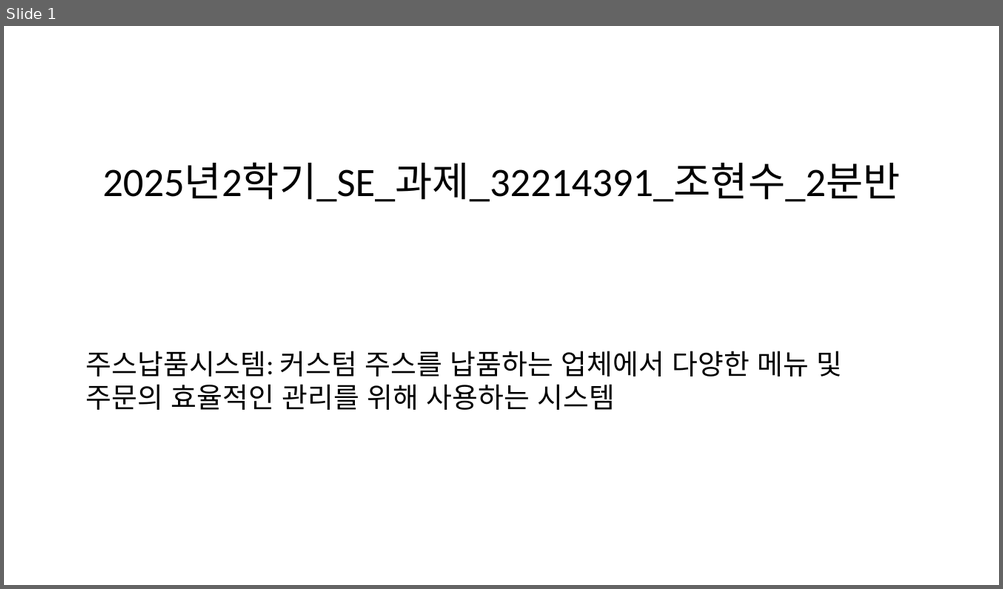
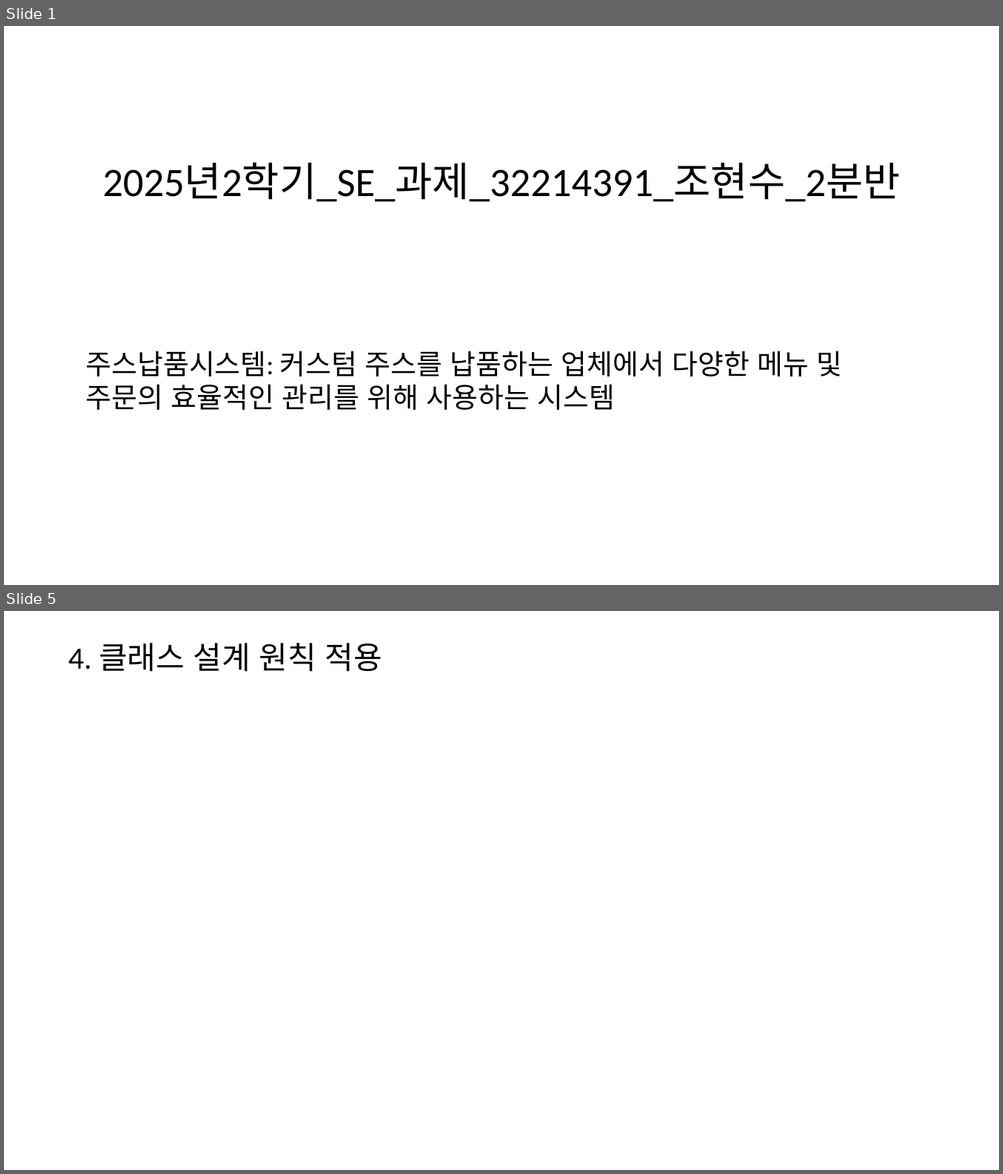
Before and after one commit to Jotriever/Software-Engineering, a slide deck: 2025년2학기_SE_과제_32214391_조현수_2분반.pptx. Shown one above the other, each under a label of ours: slide 1 before the commit, slides 1 and 5 after it; the slides between them are not shown. The pictures are 1003x589 and 1003x1174 pixels, drawn with LibreOffice and Linux fonts; fonts in the diff are those of the drawing. Boxes give left, top, right and bottom in pixels: in the first picture for what was removed or moved away, otherwise in the second. Text is boxed around its words. In the diff, an @@ line names an element or a change of style, - is before the commit and + after.

```diff
--- a/2025년2학기_SE_과제_32214391_조현수_2분반.pptx
+++ b/2025년2학기_SE_과제_32214391_조현수_2분반.pptx
@@ slide 5 added at (x1=4, y1=611, x2=999, y2=1170), background #FFFFFF @@
@@ title added at (x1=68, y1=643, x2=382, y2=672), 30 pt, text #000000 @@
+4. 클래스 설계 원칙 적용
```
Also in this commit, not shown: 5 other slides added, 7 other files.
